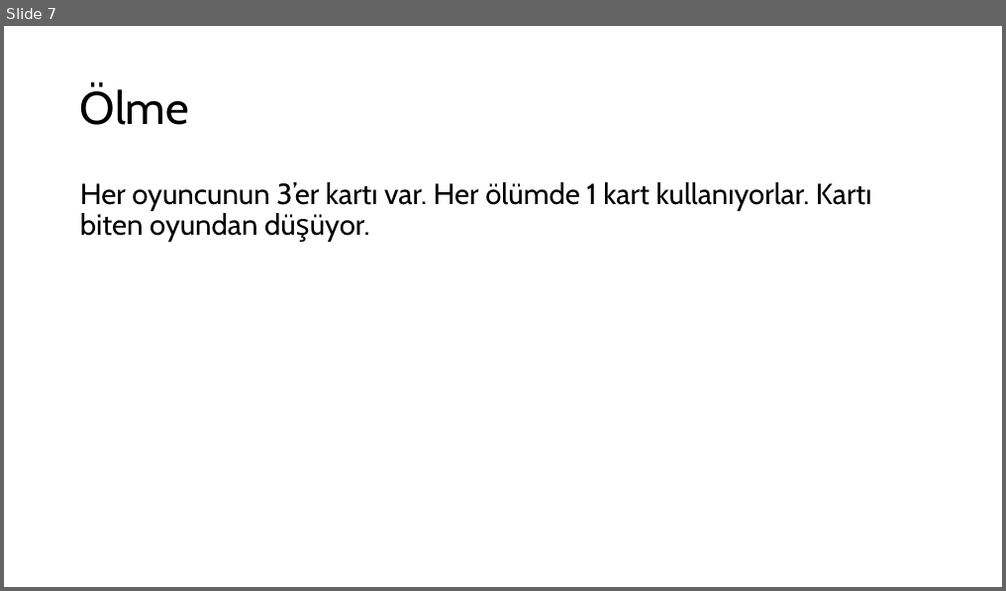
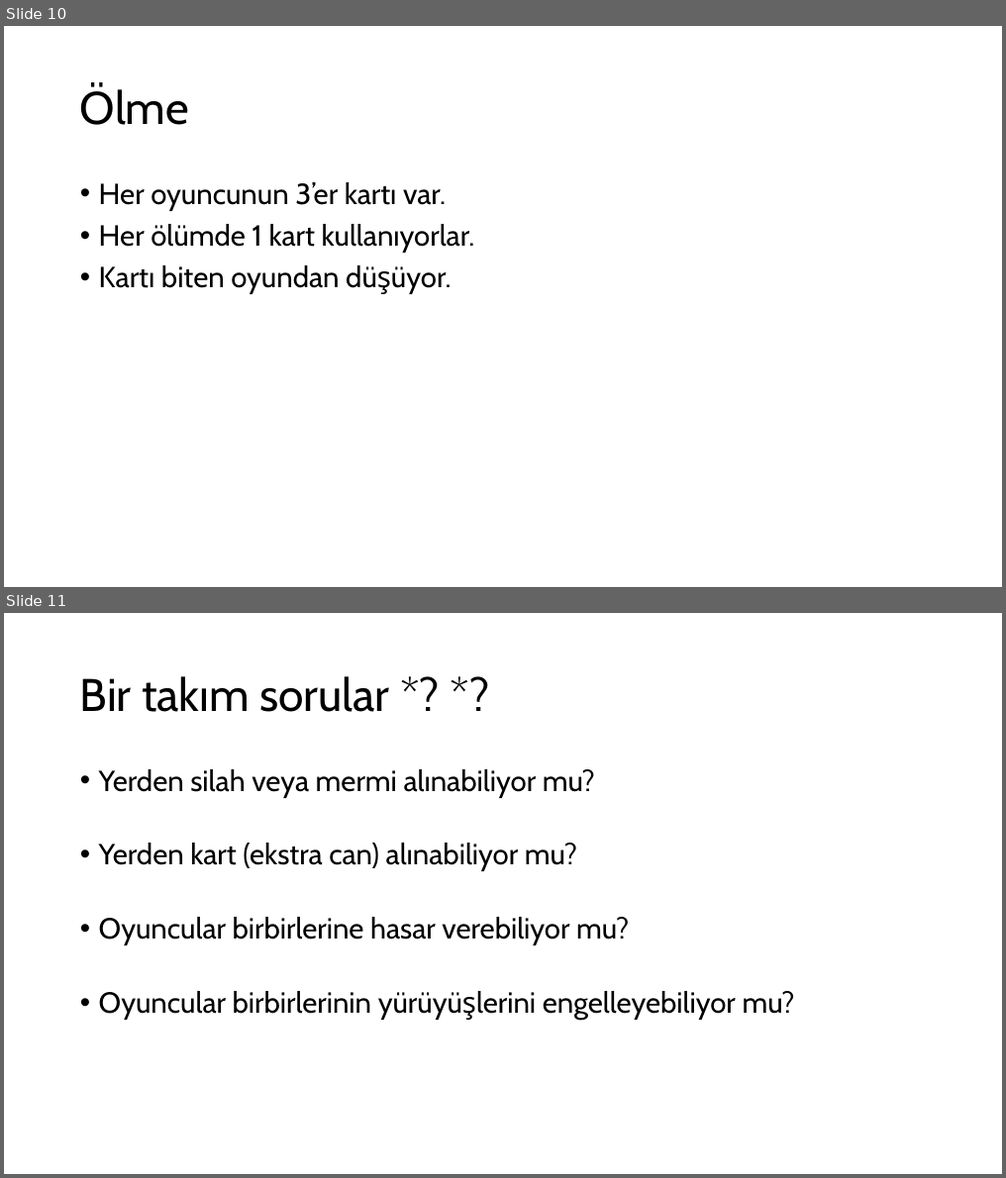
Before and after one commit to mushuacan/DGD306-BrutalistStudios-ZombiSlayers, a slide deck: Dökümanlar/Zombi Slayers.pptx. Shown one above the other, each under a label of ours: slide 7 before the commit, slides 10 and 11 after it. The pictures are 1006x591 and 1006x1178 pixels, drawn with LibreOffice and Linux fonts; fonts in the diff are those of the drawing. Boxes give left, top, right and bottom in pixels: in the first picture for what was removed or moved away, otherwise in the second. Text is boxed around its words. In the diff, an @@ line names an element or a change of style, - is before the commit and + after.

```diff
--- a/Dökümanlar/Zombi Slayers.pptx
+++ b/Dökümanlar/Zombi Slayers.pptx
@@ slide 11 added at (4,613,1002,1174), background #FFFFFF @@
@@ title added at (80,676,389,712), 44 pt, text #000000 @@
+Bir takım sorular *? *?
@@ text added at (99,769,795,1020), 28 pt, text #000000 @@
+• Yerden silah veya mermi alınabiliyor mu?
+• Yerden kart (ekstra can) alınabiliyor mu?
+• Oyuncular birbirlerine hasar verebiliyor mu?
+• Oyuncular birbirlerinin yürüyüşlerini engelleyebiliyor mu?
@@ what was slide 7 is now slide 10 @@
@@ slide 10 changed as well @@
@@ text at (99,182,475,294): text changed @@
-Her oyuncunun 3’er kartı var. Her ölümde 1 kart kullanıyorlar. Kartı biten oyundan düşüyor.
+• Her oyuncunun 3’er kartı var.
+• Her ölümde 1 kart kullanıyorlar.
+• Kartı biten oyundan düşüyor.
```
Also in this commit, not shown: 5 other slides changed, 3 other slides added.
